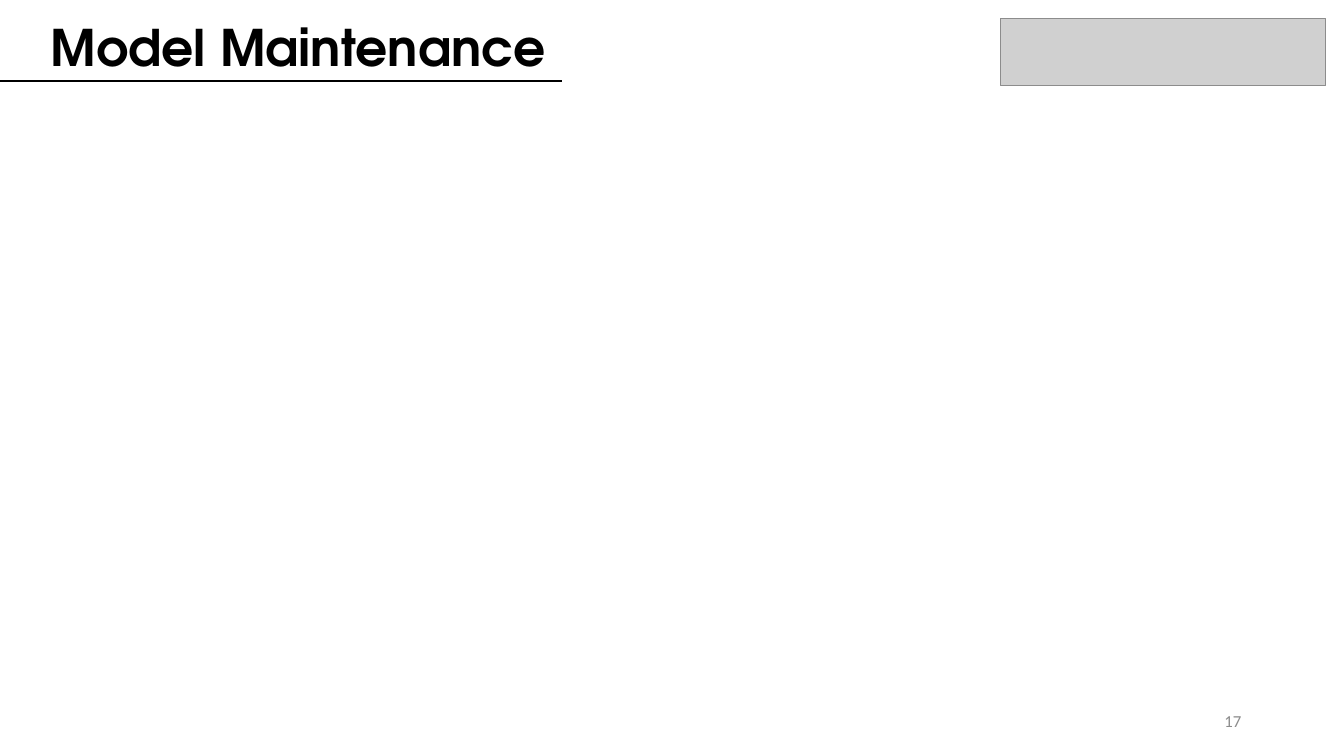
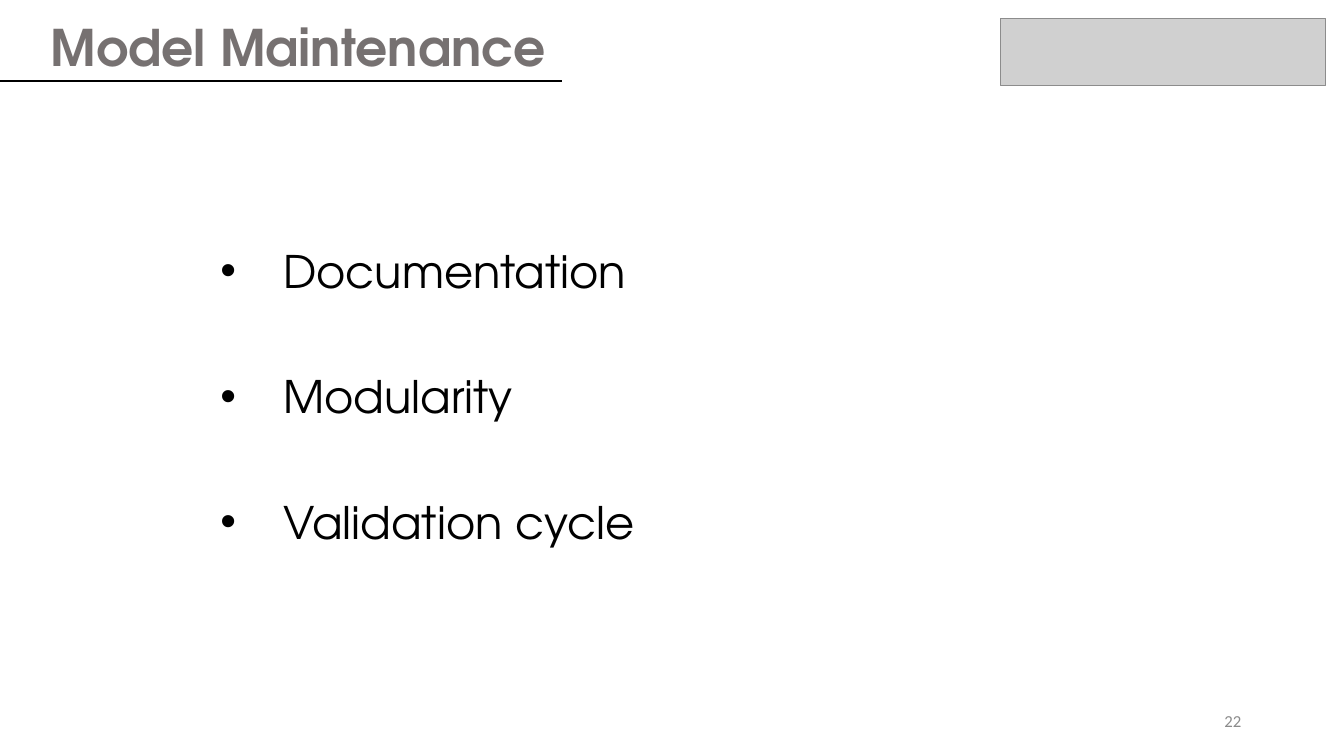
Before and after one commit to juanbeta98/DataScienceStudyCase, a slide deck: slide 23 of BMW ML Case Study.pptx (slide 18 before the commit). Drawn at 1344x756 pixels with LibreOffice and Linux fonts; fonts in the diff are those of the drawing; grey boxes stand for pictures. Boxes give left, top, right and bottom in pixels: in the first picture for what was removed or moved away, otherwise in the second. Text is boxed around its words. In the diff, an @@ line names an element or a change of style, - is before the commit and + after.

```diff
--- a/BMW ML Case Study.pptx
+++ b/BMW ML Case Study.pptx
@@ text "Model Maintenance" at [51,27,546,82]: text colour #000000 to #767171 @@
@@ text added at [283,255,634,548], 32 pt, text #000000 @@
+• Documentation
+• Modularity
+• Validation cycle
@@ page number at [1224,716,1241,727]: text changed @@
-17
+22
```
Also in this commit, not shown: 13 other slides changed, 10 slides added, 3 slides removed, 4 other files.
